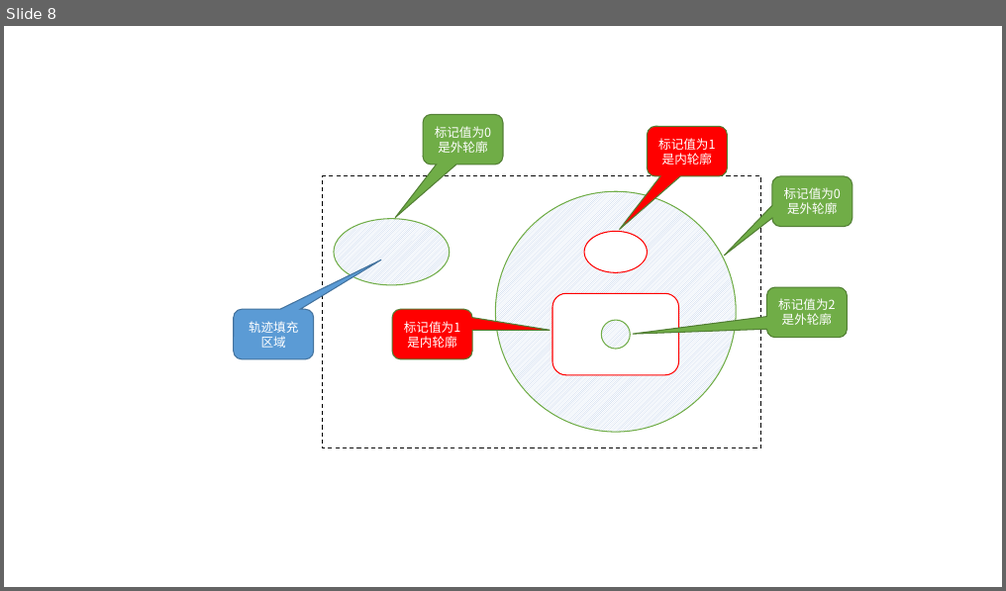
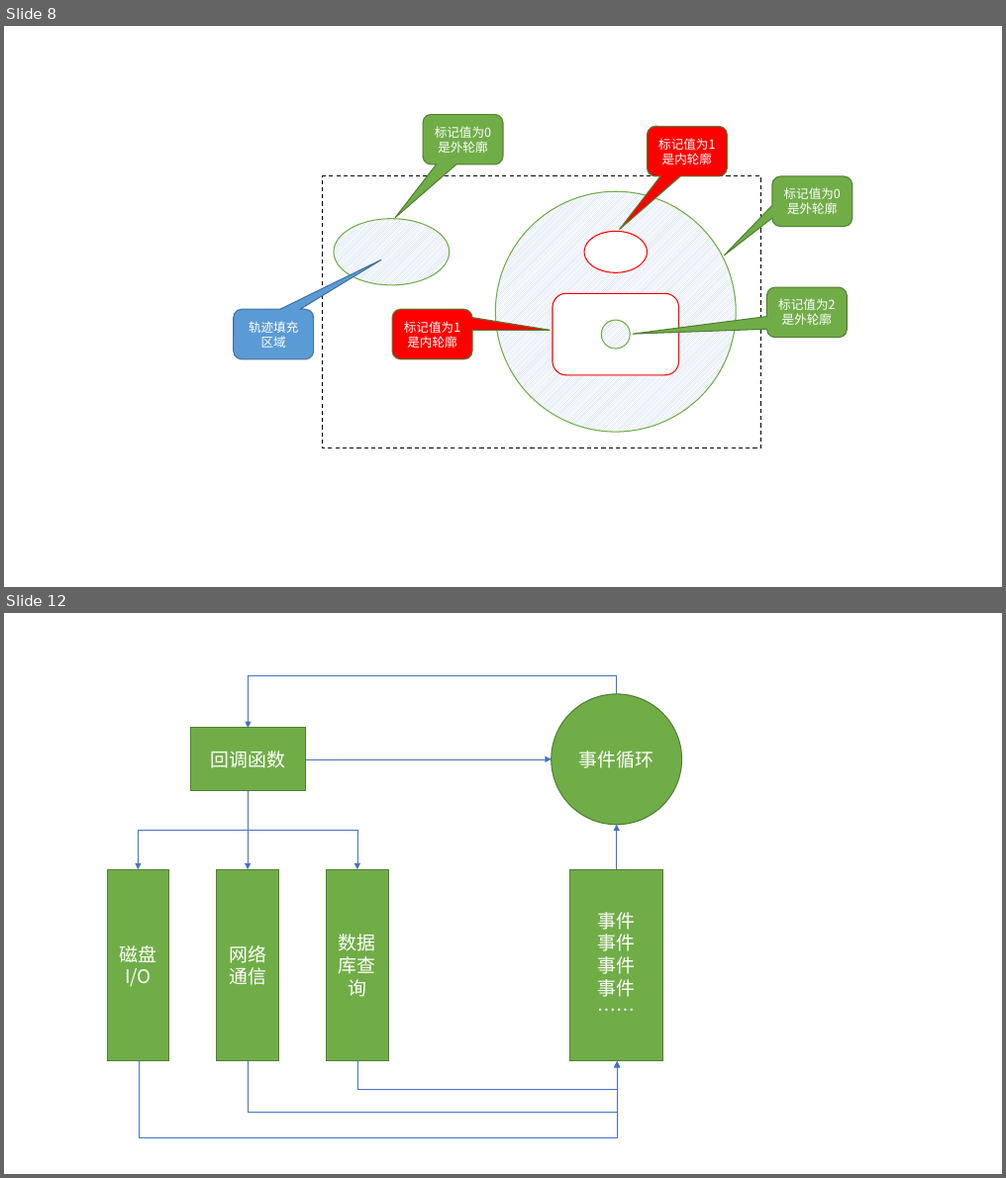
Before and after one commit to WutBottle/2021dissertation, a slide deck: 论文涉及图片.pptx. Shown one above the other, each under a label of ours: slide 8 before the commit, slides 8 and 12 after it; the slides between them are not shown. The pictures are 1006x591 and 1006x1178 pixels, drawn with LibreOffice and Linux fonts; fonts in the diff are those of the drawing. Boxes give left, top, right and bottom in pixels: in the first picture for what was removed or moved away, otherwise in the second. Text is boxed around its words. In the diff, an @@ line names an element or a change of style, - is before the commit and + after.

```diff
--- a/论文涉及图片.pptx
+++ b/论文涉及图片.pptx
@@ slide 12 added at (x1=4, y1=613, x2=1002, y2=1174), background #FFFFFF @@
@@ elbow arrow added from (617, 694) to (249, 728), #4472C4 0.5 pt @@
@@ ellipse added at (x1=551, y1=694, x2=681, y2=824), fill #70AD47, outline #538035 1 pt, 18 pt, text #FFFFFF @@
+事件循环
@@ rectangle added at (x1=190, y1=728, x2=306, y2=790), fill #70AD47, outline #538035 1 pt, 18 pt, text #FFFFFF @@
+回调函数
@@ arrow added from (306, 760) to (551, 760), #4472C4 0.5 pt @@
@@ elbow arrow added from (249, 791) to (138, 869), #4472C4 0.5 pt @@
@@ elbow arrow added from (249, 791) to (249, 869), #4472C4 0.5 pt @@
@@ elbow arrow added from (249, 791) to (357, 869), #4472C4 0.5 pt @@
@@ arrow added from (617, 869) to (617, 825), #4472C4 0.5 pt @@
@@ rectangle added at (x1=107, y1=869, x2=169, y2=1061), fill #70AD47, outline #538035 1 pt, 18 pt, text #FFFFFF @@
+磁盘I/O
@@ rectangle added at (x1=217, y1=869, x2=279, y2=1061), fill #70AD47, outline #538035 1 pt, 18 pt, text #FFFFFF @@
+网络通信
@@ rectangle added at (x1=327, y1=869, x2=389, y2=1061), fill #70AD47, outline #538035 1 pt, 18 pt, text #FFFFFF @@
+数据库查询
@@ rectangle added at (x1=570, y1=869, x2=662, y2=1061), fill #70AD47, outline #538035 1 pt, 18 pt, text #FFFFFF @@
+事件
+事件
+事件
+事件
+……
@@ elbow arrow added from (139, 1060) to (617, 1061), #4472C4 0.5 pt @@
@@ elbow arrow added from (249, 1060) to (617, 1061), #4472C4 0.5 pt @@
@@ elbow arrow added from (358, 1060) to (617, 1061), #4472C4 0.5 pt @@
```
Also in this commit, not shown: 3 other slides added, 3 other files.
